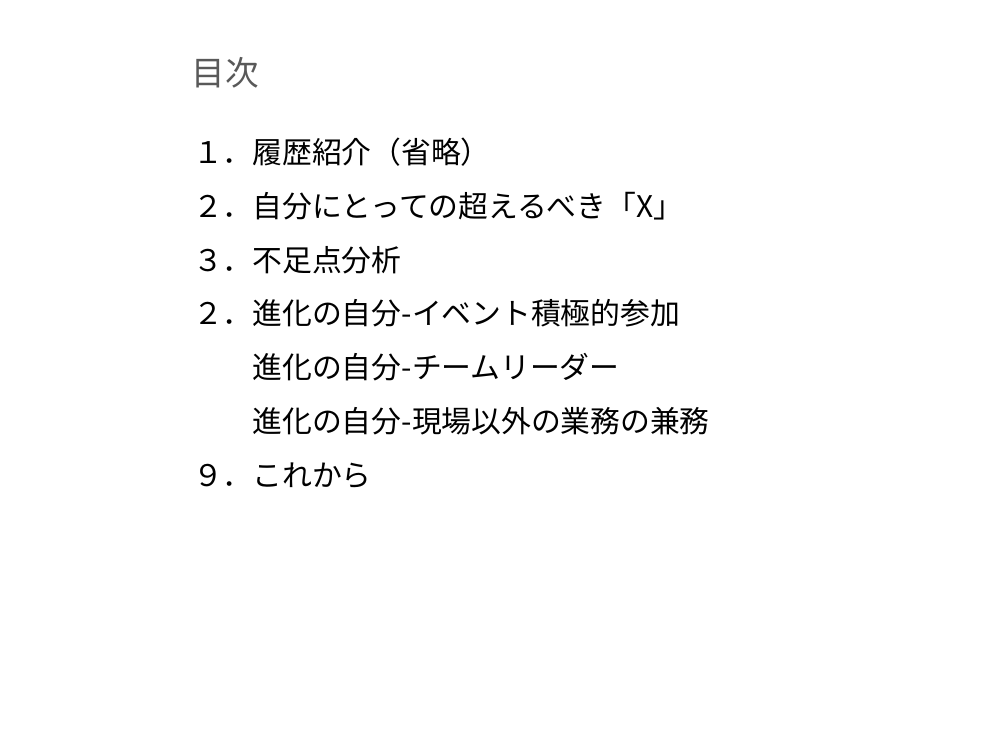
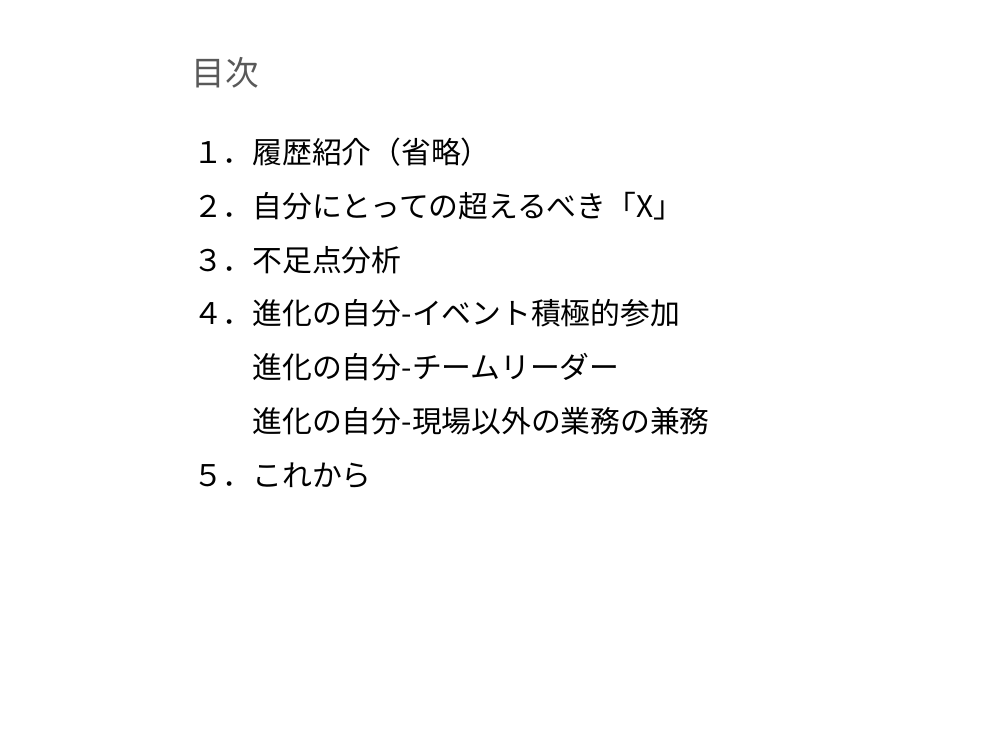
Before and after one commit to milo-bb/test, a slide deck: slide 2 of 昇格プレゼン(徐洋)_new.pptx. Drawn at 1008x756 pixels with LibreOffice and Linux fonts; fonts in the diff are those of the drawing; background and template pictures are left out. Boxes give left, top, right and bottom in pixels: in the first picture for what was removed or moved away, otherwise in the second. Text is boxed around its words. In the diff, an @@ line names an element or a change of style, - is before the commit and + after.

```diff
--- a/昇格プレゼン(徐洋)_new.pptx
+++ b/昇格プレゼン(徐洋)_new.pptx
@@ text at [193,246,680,327]: text changed @@
-３．不足点分析
-２．進化の自分-イベント積極的参加
+３．不足点分析
+４．進化の自分-イベント積極的参加
@@ text at [193,462,372,488]: text changed @@
-９．これから
+５．これから
```
Also in this commit, not shown: 6 other slides changed, 2 slides added, 2 slides removed.
